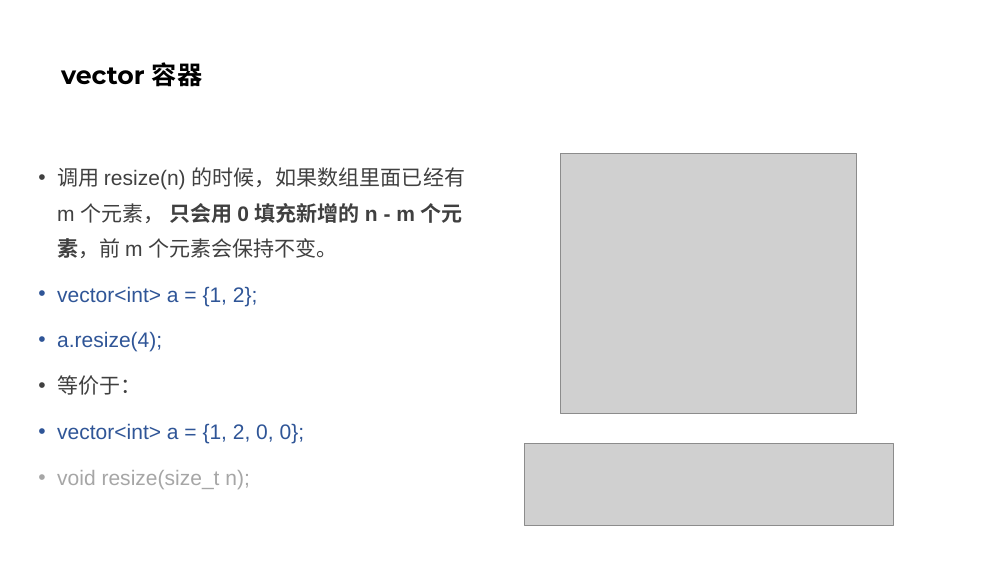
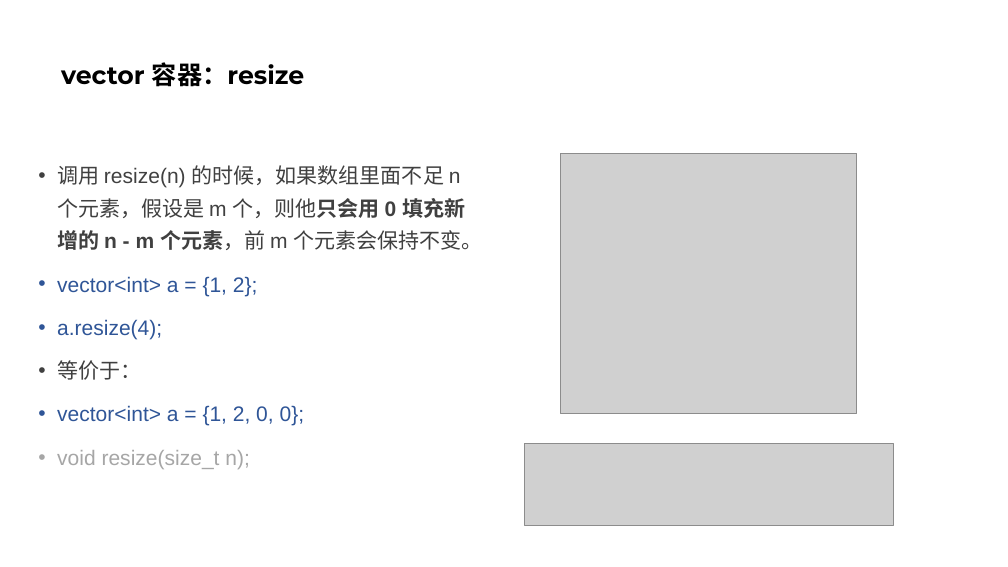
Before and after one commit to parallel101/course, a slide deck: slide 26 of 13/slides.pptx. Drawn at 1008x567 pixels with LibreOffice and Linux fonts; fonts in the diff are those of the drawing; grey boxes stand for pictures. Boxes give left, top, right and bottom in pixels: in the first picture for what was removed or moved away, otherwise in the second. Text is boxed around its words. In the diff, an @@ line names an element or a change of style, - is before the commit and + after.

```diff
--- a/13/slides.pptx
+++ b/13/slides.pptx
@@ title at <box>61,62,305,87</box>: text changed @@
-vector 容器
+vector 容器：resize
@@ text at <box>57,165,482,250</box>: text changed @@
-• 调用 resize(n) 的时候，如果数组里面已经有 m 个元素， 只会用 0 填充新增的 n - m 个元素，前 m 个元素会保持不变。
+• 调用 resize(n) 的时候，如果数组里面不足 n 个元素，假设是 m 个，则他只会用 0 填充新增的 n - m 个元素，前 m 个元素会保持不变。
@@ text at <box>57,276,305,469</box>: line spacing 1.4 to 1.3 @@
```
Also in this commit, not shown: 15 other slides changed, 22 slides added, 21 other files.
